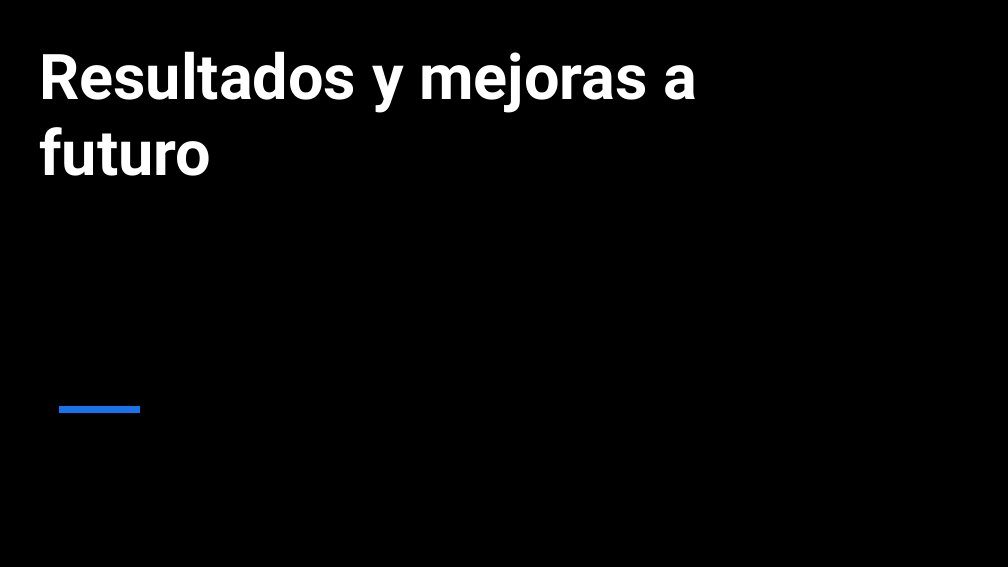
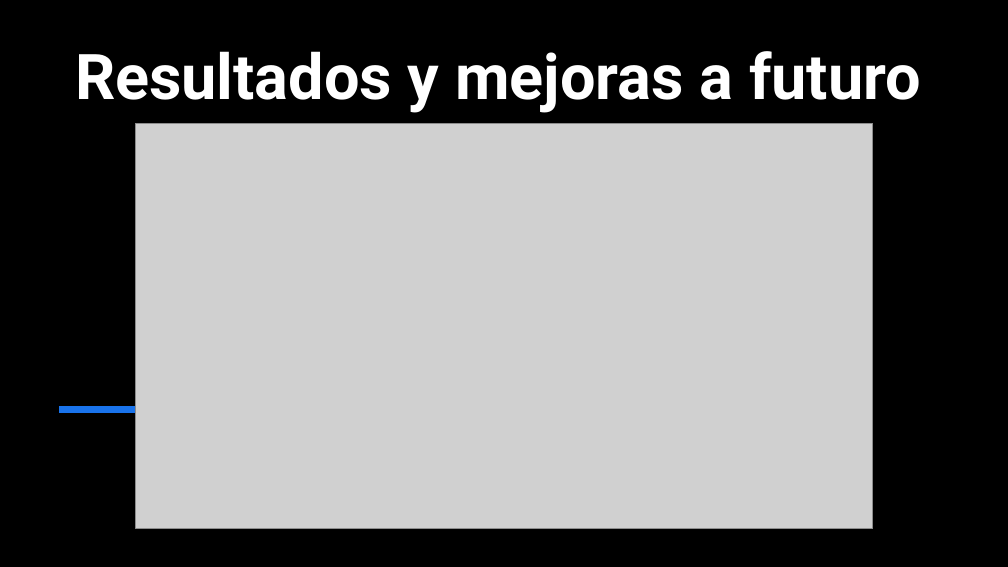
Before and after one commit to Alonso-Montalvo/Redes-y-sensores, a slide deck: slide 8 of PRESENTACION BME280 Y LTR390.pptx. Drawn at 1008x567 pixels with LibreOffice and Linux fonts; fonts in the diff are those of the drawing; grey boxes stand for pictures; background and template pictures are left out. Boxes give left, top, right and bottom in pixels: in the first picture for what was removed or moved away, otherwise in the second. Text is boxed around its words. In the diff, an @@ line names an element or a change of style, - is before the commit and + after.

Commit message:
Grafica con resultados

```diff
--- a/PRESENTACION BME280 Y LTR390.pptx
+++ b/PRESENTACION BME280 Y LTR390.pptx
@@ title "Resultados y mejoras a futuro" at <box>75,51,921,113</box>: alignment left to centre @@
@@ picture added at <box>135,123,873,529</box> @@
```
Also in this commit, not shown: 1 other slide changed, 1 other file.
